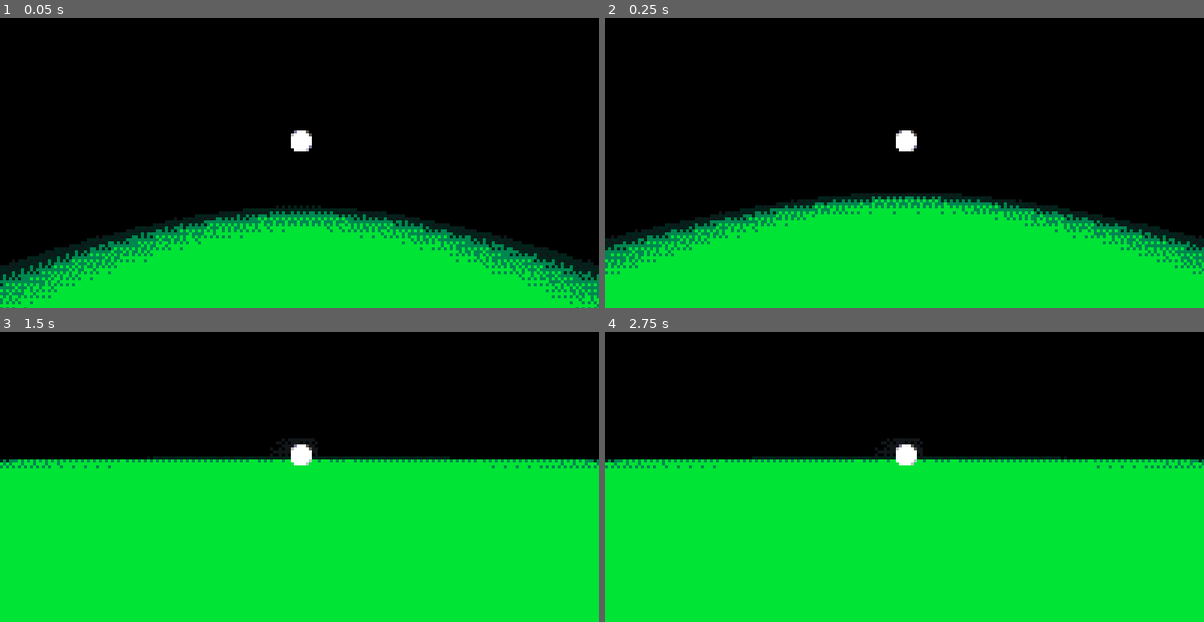
Above: before the commit, frames 1-4 (two rows, left to right).
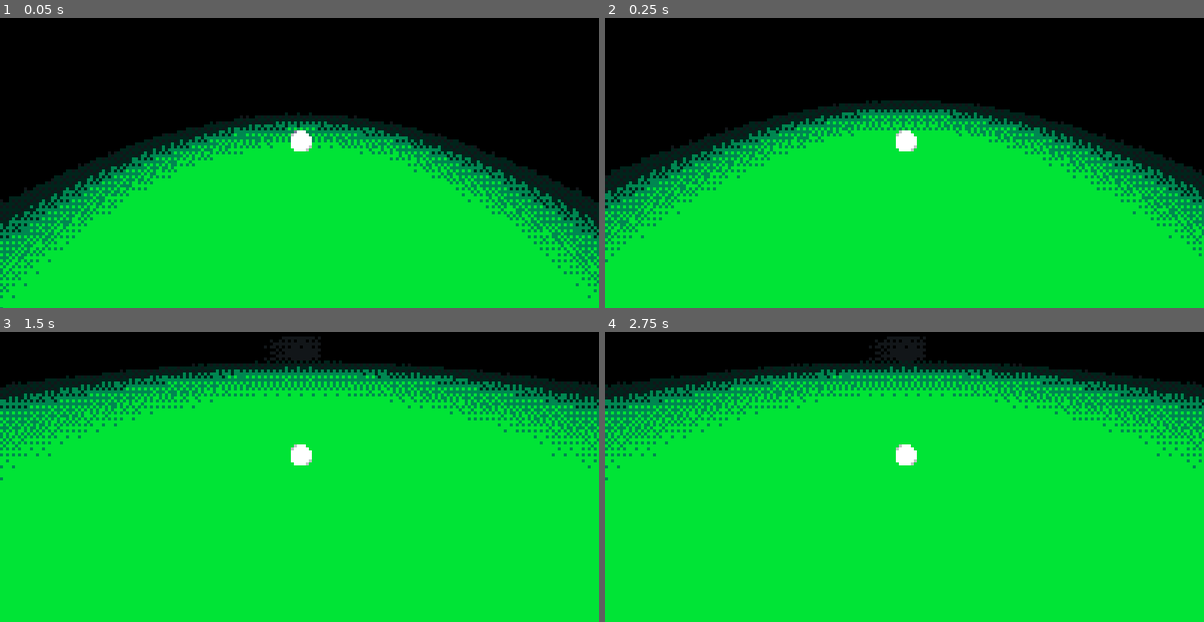
Above: after the commit, the same moments.

Repository: dhuddleston/BigModeGameJam2025
Game: Godot game, scene res://Scenes/ball_test_scene.tscn
Same seed, same stepped clock (60 frames per second), same inputs: the game is played once before the commit and once after it.
Inputs (mouse positions are in pixels of both pictures, inside the frame that each line leads up to):
- Up to frame 1 (0.05 s): no input
- Up to frame 2 (0.25 s): no input
- Up to frame 3 (1.5 s): tap Enter at 0.5 s; move the mouse to (329, 453) at 0.52 s; click (329, 453) at 0.67 s; tap Space at 0.77 s; move the mouse to (269, 453) at 1.27 s; click (269, 453) at 1.42 s
- Up to frame 4 (2.75 s): tap Space at 1.52, 2 s; move the mouse to (916, 448) at 2.02 s; click (916, 448) at 2.17 s

The runs differ from the first frame. In frame 1, 36% of the frame differs, in the area x 0-100%, y 32-100%; in frame 2, 35%; in frame 3, 32%; in frame 4, 32%.

Commit message:
Prevent hitting the ball while it is still rolling. Prevent flipping the camera

Diff:
--- a/Scenes/ball_test_scene.tscn
+++ b/Scenes/ball_test_scene.tscn
@@ -24,7 +24,7 @@
 [sub_resource type="PrismMesh" id="PrismMesh_10uax"]
 
 [sub_resource type="StandardMaterial3D" id="StandardMaterial3D_uw5mr"]
-albedo_color = Color(1, 0, 0, 1)
+albedo_color = Color(1, 0, 0.301961, 1)
 metallic_specular = 0.0
 emission_enabled = true
 emission = Color(1, 0, 0, 1)
@@ -74,7 +74,7 @@
 surface_material_override/0 = SubResource("StandardMaterial3D_sdtb4")
 
 [node name="OmniLight3D" type="OmniLight3D" parent="PlayerController/GolfBall"]
-light_size = 10.0
+light_size = 3.0
 light_specular = 0.0
 distance_fade_begin = 1.0
 distance_fade_length = 1.0
@@ -84,6 +84,7 @@
 [node name="CameraRoot" type="Node3D" parent="PlayerController"]
 
 [node name="CameraArm" type="Node3D" parent="PlayerController/CameraRoot"]
+transform = Transform3D(1, 0, 0, 0, 0.866025, 0.5, 0, -0.5, 0.866025, 0, 0, 0)
 
 [node name="Camera3D" type="Camera3D" parent="PlayerController/CameraRoot/CameraArm"]
 transform = Transform3D(1, 0, 0, 0, 1, 0, 0, 0, 1, 0, 0, 1)
--- a/Scripts/player_controller.gd
+++ b/Scripts/player_controller.gd
@@ -1,8 +1,6 @@
 extends Node3D
 
-#TODO: prevent hitting the ball while it's still rolling
 #TODO: reset the ball if it falls out of the map or doesn't stop rolling
-#TODO: prevent flipping the camera upside down
 #TODO: pull the camera closer in if it would be moved into an obstacle
 
 #Constants
@@ -14,6 +12,8 @@
 const camLookSensitivityY = 0.005 #Vertical look sensitivity
 const swingGainSensitivity = 0.1 #Mouse movement to power gauge adjustment sensitivity
 const swingCoefficient = 0.75 #Conversion constant from swing power (1-100) to physics force
+const maxCameraElevation = -85 #Maximum allowed elevation of the camera (in degrees)
+const minCameraElevation = -5 #Minimum allowed elevation of the camera (in degrees)
 
 #Subnodes
 var cameraRoot #Follows the ball around. rotates around global Y only to track the "forward" look direction
@@ -21,10 +21,13 @@
 var camera #Main camera. Looks backwords along the "camera arm" vector, directly at the ball.
 var powerVisual #Swing power visualizer. child of camera root so that it always points "forwards"
 var golfBall #The golf ball. Has physics, can roll freely.
+var checkpoint #Stores the last stopped position of the ball in case they go OOB.
 
 #Vars
 var isLooking = false;
 var isSwinging = false;
+var isRolling = false;
+var stoppedTime = 0;
 var swingPower = 0;
 const swingMaxPower = 100;
 
@@ -35,9 +38,20 @@
 	camera = get_node("CameraRoot/CameraArm/Camera3D")
 	golfBall = get_node("GolfBall")
 	powerVisual = get_node("CameraRoot/PowerVisualizer")
+	checkpoint = get_node("Checkpoint")
 
 func _physics_process(delta):
 	cameraRoot.set_position(golfBall.get_position())
+	if isRolling:
+		if golfBall.get_linear_velocity().length_squared() < 0.0001:
+			stoppedTime += delta
+		else:
+			stoppedTime = 0
+
+		if stoppedTime >= 0.2:
+			isRolling = false
+			checkpoint.set_position(golfBall.get_position())
+
 
 func _process(delta):
 	powerVisual.set_scale(Vector3(1,1,swingPower/100.0))
@@ -45,7 +59,7 @@
 func _input(event):
 	if event is InputEventMouseButton:
 		if event.button_index == MOUSE_BUTTON_LEFT:
-			if event.is_pressed():
+			if event.is_pressed() and !isRolling:
 				isSwinging = true
 				powerVisual.visible = true
 			elif event.is_released() and isSwinging:
@@ -72,7 +86,11 @@
 
 func rotateCamera(delta):
 	cameraRoot.rotate(Vector3(0,1,0), -1 * camLookSensitivityX * delta.x)
-	cameraArm.rotate_object_local(Vector3(1,0,0), camLookSensitivityY * delta.y)
+	var current_vertical_rot = cameraArm.get_rotation_degrees().x
+	if (current_vertical_rot >= maxCameraElevation and delta.y < 0) \
+	or (current_vertical_rot <= minCameraElevation and delta.y > 0):
+		cameraArm.rotate_object_local(Vector3(1,0,0), camLookSensitivityY * delta.y)
+	print("BEFORE: ", cameraArm.get_rotation_degrees(), delta)
 	#TODO: prevent rotating past true up/down which can be disorienting
 
 func zoomIn():
@@ -93,3 +111,5 @@
 	isSwinging = false
 	swingPower = 0;
 	powerVisual.visible = false
+	isRolling = true
+	stoppedTime = 0
